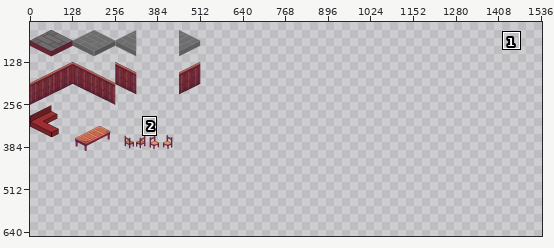
Pixel-art file, stored at Output/Assets/Maps/Level 2.ase. Above: a wide view before the commit, with the close-up outlined.
Close-up. Before:
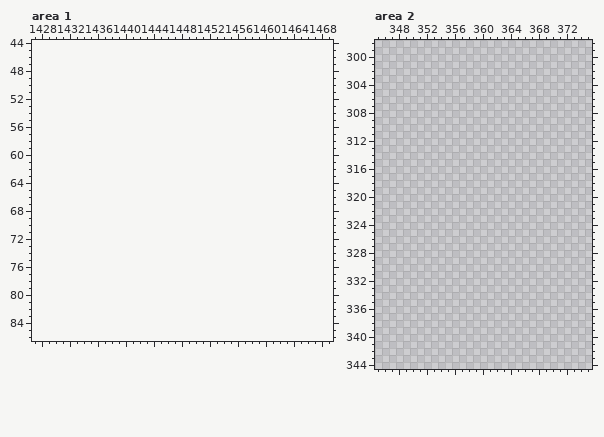
768x820 pixels, 1 frame. Colours within 5 levels of each other are drawn and written as one. Shown: area 1: x 1427..1469, y 44..86; area 2: x 345..375, y 298..344. The old version is drawn lined up with the new one, on the new canvas. The wide view leaves out empty margins. The commit also changed other parts of the picture, which this record leaves out.
Visible layers, top first: "Layer 1", "Layer".
Palette (. is transparent): 
After:
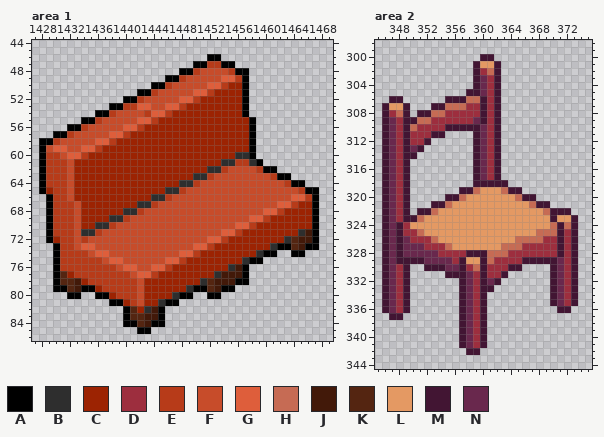
Colours new in this view: A #000000  B #2e2e2e  C #9c2302  D #9d2e3e  E #b73b19  F #c74c2a  G #de5e3b  H #c66b54  J #421909  K #542511  L #e49963  M #421533  N #69284d
What changed:
canvas 768x820 -> 1539x650 (the part of the old canvas that was cut away was empty and is not shown)
Changed rows in their new state; - is an unchanged pixel.
Area 1:
first column x 1428:
46 ------------------------AA--------------
47 ----------------------AAEEAA------------
48 --------------------AAEFFFFEAA----------
49 ------------------AAEFFFFFGGEA----------
50 ----------------AAEFFFFFGGECCA----------
51 --------------AAEFFFFFGGECCCCA----------
52 ------------AAEFFFFFGGECCCCCCA----------
53 ----------AAEEGGFFGGECCCCCCCCA----------
54 --------AAEFFFFEGGECCCCCCCCCCA----------
55 ------AAEFFFFFGGECCCCCCCCCCCCCA---------
56 ----AAEFFFFFGGECCCCCCCCCCCCCCCA---------
57 --AAEFFFFFGGECCCCCCCCCCCCCCCCCA---------
58 AAEFFFFFGGECCCCCCCCCCCCCCCCCCCA---------
59 AFGGFFGGECCCCCCCCCCCCCCCCCCCCCA---------
60 AEEFGGECCCCCCCCCCCCCCCCCCCCCBBA---------
61 AEEEFCCCCCCCCCCCCCCCCCCCCCBBEEBA--------
62 AEEEFCCCCCCCCCCCCCCCCCCCBBEFFFFEAA------
63 AEEEFCCCCCCCCCCCCCCCCCBBEFFFFFFFFEAA----
64 AEEEFCCCCCCCCCCCCCCCBBEFFFFFFFFFFFFEAA--
65 ACEEFCCCCCCCCCCCCCBBEFFFFFFFFFFFFFFFFEAA
66 -AEEFCCCCCCCCCCCBBEFFFFFFFFFFFFFFFFFGGEA
67 -AEEEFCCCCCCCCBBEFFFFFFFFFFFFFFFFFGGECCA
68 -AEEEFCCCCCCBBEFFFFFFFFFFFFFFFFFGGECCCCA
69 -AEEEFCCCCBBEFFFFFFFFFFFFFFFFFGGECCCCCCA
70 -AEEEFCCBBEFFFFFFFFFFFFFFFFFGGECCCCCCCCA
71 -AEEEFBBEFFFFFFFFFFFFFFFFFGGECCCCCCCCBJA
72 -ACEEFEFFFFFFFFFFFFFFFFFGGECCCCCCCCBKJJA
73 --AEEFGGFFFFFFFFFFFFFFGGECCCCCCCCBAAKJAA
74 --AEEEEFGGFFFFFFFFFFGGECCCCCCCCBAA--AA--
75 --AEEEEEEFGGFFFFFFGGECCCCCCCCBAA--------
76 --AEEEEEEEEFGGFFGGECCCCCCCCBJA----------
77 --AKCEEEEEEEEFGGECCCCCCCCBJJJA----------
78 --AKKJCEEEEEEEFCCCCCCCCBKJJJAA----------
79 --AAKJAACEEEEEFCCCCCCBAAKJAA------------
80 ----AA--AACEEEFCCCCBAA--AA--------------
81 ----------AACEFCCBAA--------------------
82 ------------AKCBJA----------------------
83 ------------AKKJJA----------------------
84 ------------AAKJAA----------------------
85 --------------AA------------------------
Area 2:
first column x 346:
300 --------------MM------------
301 -------------MLLM-----------
302 -------------MDHM-----------
303 -------------MNDM-----------
304 -------------MNDM-----------
305 ------------MMNDM-----------
306 -MM------MMMHHMDM-----------
307 MLLM---MMHHHDDMDM-----------
308 MDHM-MMHHDDDDDMDM-----------
309 MNDMMHHDDDDDDNMDM-----------
310 MNDMHDDDDMMMMMNDM-----------
311 MNDMDDDMM----MNDM-----------
312 MNDMDDM------MNDM-----------
313 MNDMNM-------MNDM-----------
314 MNDMM--------MNDM-----------
315 MNDM---------MNDM-----------
316 MNDM---------MNDM-----------
317 MNDM---------MNDM-----------
318 MNDM---------MMMMM----------
319 MNDM-------MMHLLLHMM--------
320 MNDM-----MMHLLLLLLLHMM------
321 MNDM---MMHLLLLLLLLLLLHMM----
322 MNDM-MMHLLLLLLLLLLLLLLLHMMM-
323 MNDMMHLLLLLLLLLLLLLLLLLLMLLM
324 MNMDLLLLLLLLLLLLLLLLLLLLHMHM
325 MNMDDHLLLLLLLLLLLLLLLLHHHMDM
326 MNMNDDDHLLLLLLLLLLLHHHHDDMDM
327 MNMNNNDDDHLLLLLLLHHHDDDDDMDM
328 MNMNNNNNDDDDMMMHHHDDDDDDDMDM
329 MNMMMMNNNNDMLLMHDDDDMMMMMNDM
330 MNDM--MMMNNMDHMDDDMM----MNDM
331 MNDM-----MMMNDMDDM------MNDM
332 MNDM-------MNDMNM-------MNDM
333 MNDM-------MNDMM--------MNDM
334 MNDM-------MNDM---------MNDM
335 MNDM-------MNDM---------MNDM
336 MNDM-------MNDM----------MM-
337 -MM--------MNDM-------------
338 -----------MNDM-------------
339 -----------MNDM-------------
340 -----------MNDM-------------
341 -----------MNDM-------------
342 ------------MM--------------
Where, in picture pixels (left, top, right, bottom), the same in both close-ups:
added: (39, 54, 319, 334)
added: (382, 54, 578, 355)
